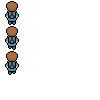
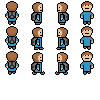
Two versions of the same layered image (100px x 100px). Layer-by-layer changes:
added layer "Pasted Layer" above "walk_left_rightfoot" over [80, 1, 94, 75]
renamed "idle" to "walk_left_rightfoot", painted on it over [31, 2, 69, 75]
